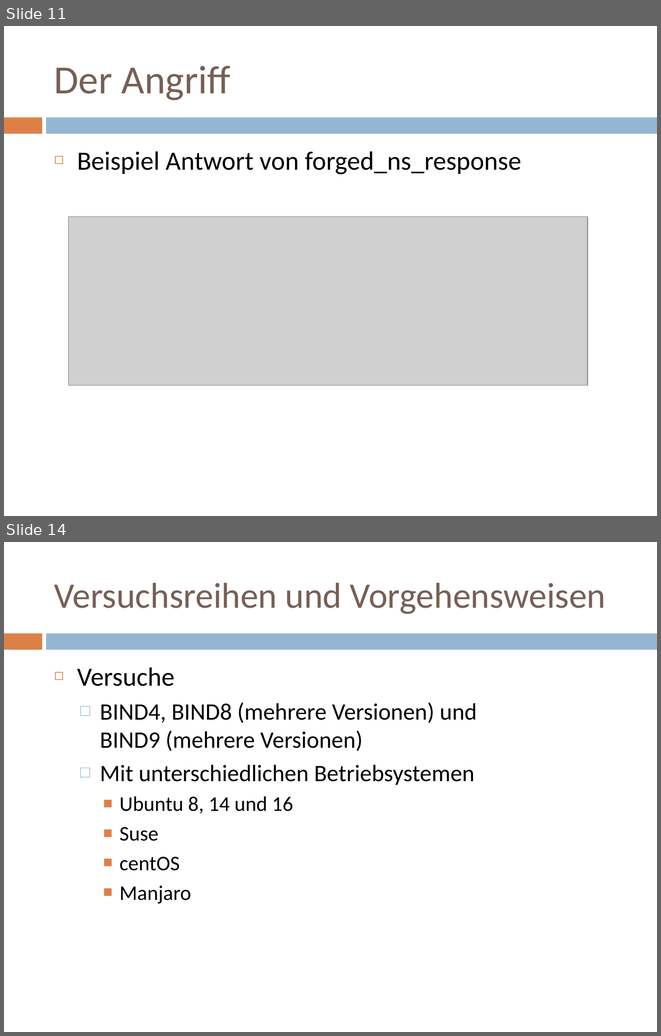
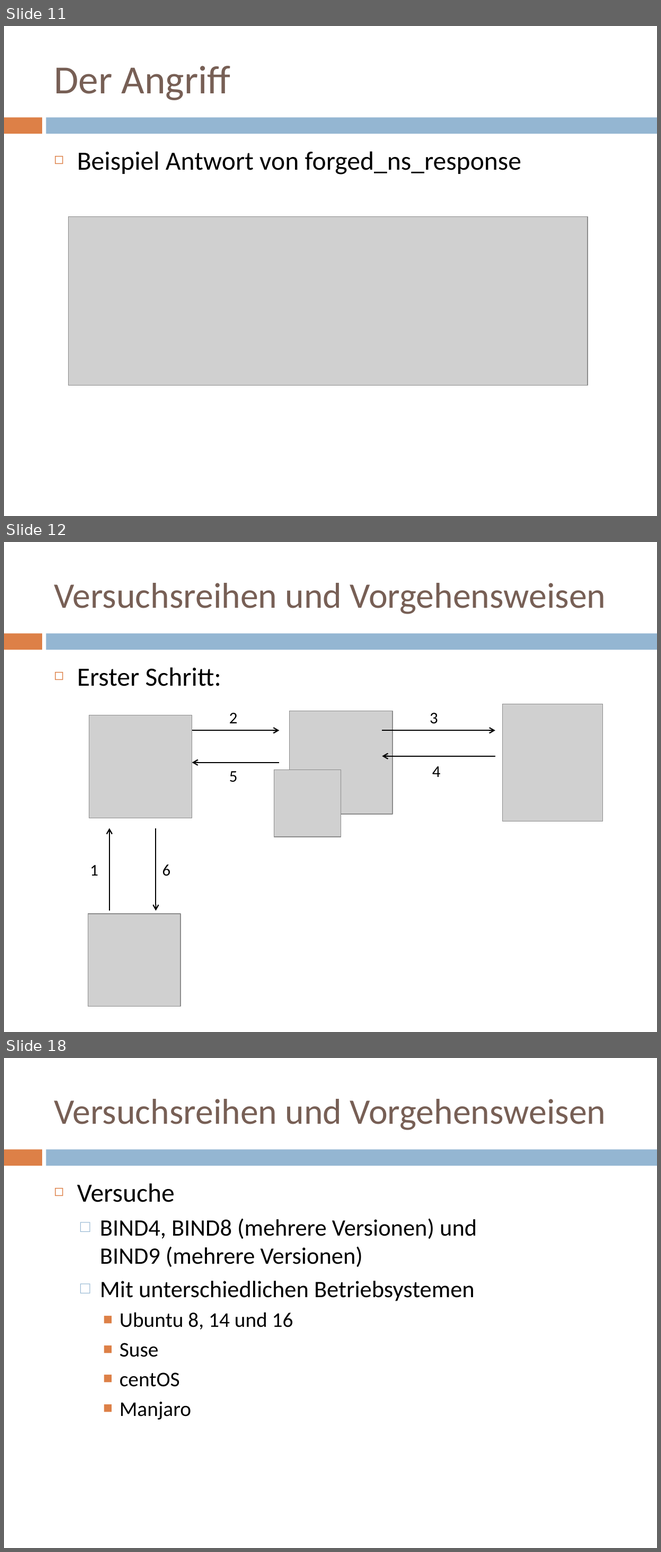
Before and after one commit to doctordebug/Hackerpraktikum, a slide deck: Präsentationen/PT3.pptx. Shown one above the other, each under a label of ours: slides 11 and 14 before the commit, slides 11, 12 and 18 after it; the slides between them are not shown. The pictures are 661x1036 and 661x1552 pixels, drawn with LibreOffice and Linux fonts; fonts in the diff are those of the drawing; grey boxes stand for pictures. Boxes give left, top, right and bottom in pixels: in the first picture for what was removed or moved away, otherwise in the second. Text is boxed around its words. In the diff, an @@ line names an element or a change of style, - is before the commit and + after.

```diff
--- a/Präsentationen/PT3.pptx
+++ b/Präsentationen/PT3.pptx
@@ slide 12 added at (4, 542, 657, 1032), background #FFFFFF; not listed: 2 template elements that a slide beside it also shows @@
@@ title added at (54, 583, 606, 614), 39.6 pt, text #775F55 @@
+Versuchsreihen und Vorgehensweisen
@@ text added at (77, 667, 221, 686), 29 pt, text #000000 @@
+◻ Erster Schritt:
@@ picture added at (89, 715, 192, 818) @@
@@ text added at (229, 713, 238, 723), 18 pt, text #000000 @@
+2
@@ picture added at (289, 711, 392, 814) @@
@@ text added at (430, 713, 438, 724), 18 pt, text #000000 @@
+3
@@ picture added at (503, 704, 603, 821) @@
@@ arrow added from (192, 730) to (280, 730), #000000 1.25 pt @@
@@ arrow added from (382, 730) to (495, 730), #000000 1.25 pt @@
@@ arrow added from (280, 762) to (192, 762), #000000 1.25 pt @@
@@ arrow added from (495, 756) to (382, 756), #000000 1.25 pt @@
@@ text added at (229, 771, 238, 782), 18 pt, text #000000 @@
+5
@@ picture added at (274, 770, 341, 837) @@
@@ text added at (432, 766, 441, 777), 18 pt, text #000000 @@
+4
@@ arrow added from (109, 910) to (109, 828), #000000 1.25 pt @@
@@ arrow added from (156, 828) to (156, 910), #000000 1.25 pt @@
@@ text added at (90, 865, 98, 875), 18 pt, text #000000 @@
+1
@@ text added at (162, 864, 171, 876), 18 pt, text #000000 @@
+6
@@ picture added at (88, 914, 181, 1006) @@
@@ what was slide 14 is now slide 18 @@
```
Also in this commit, not shown: 2 slides changed, 3 other slides added.
